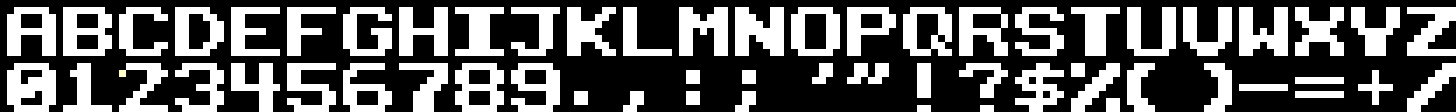
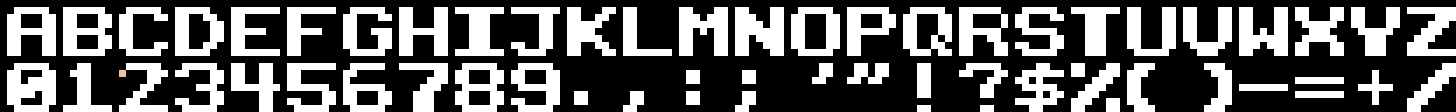
Two versions of the same layered image (1456x112). Layer-by-layer changes:
painted on "Background" over [119, 70, 126, 77]
